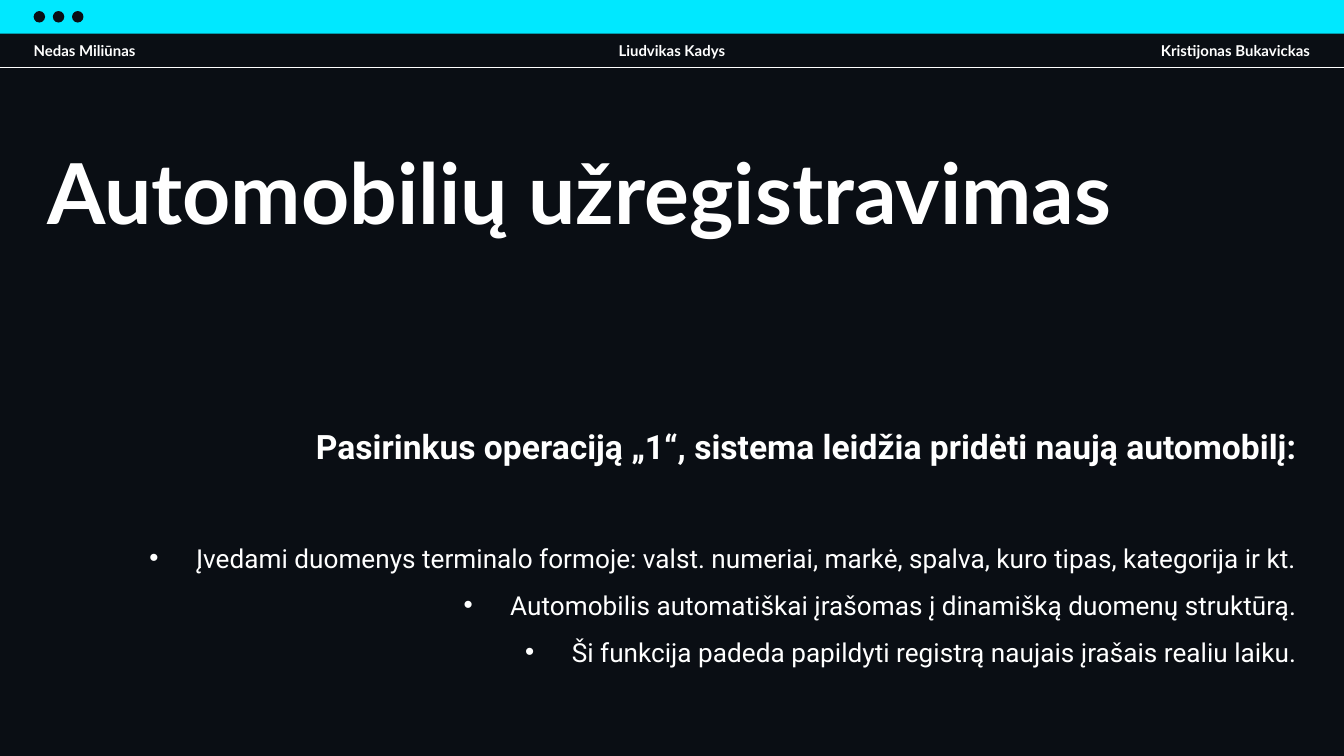
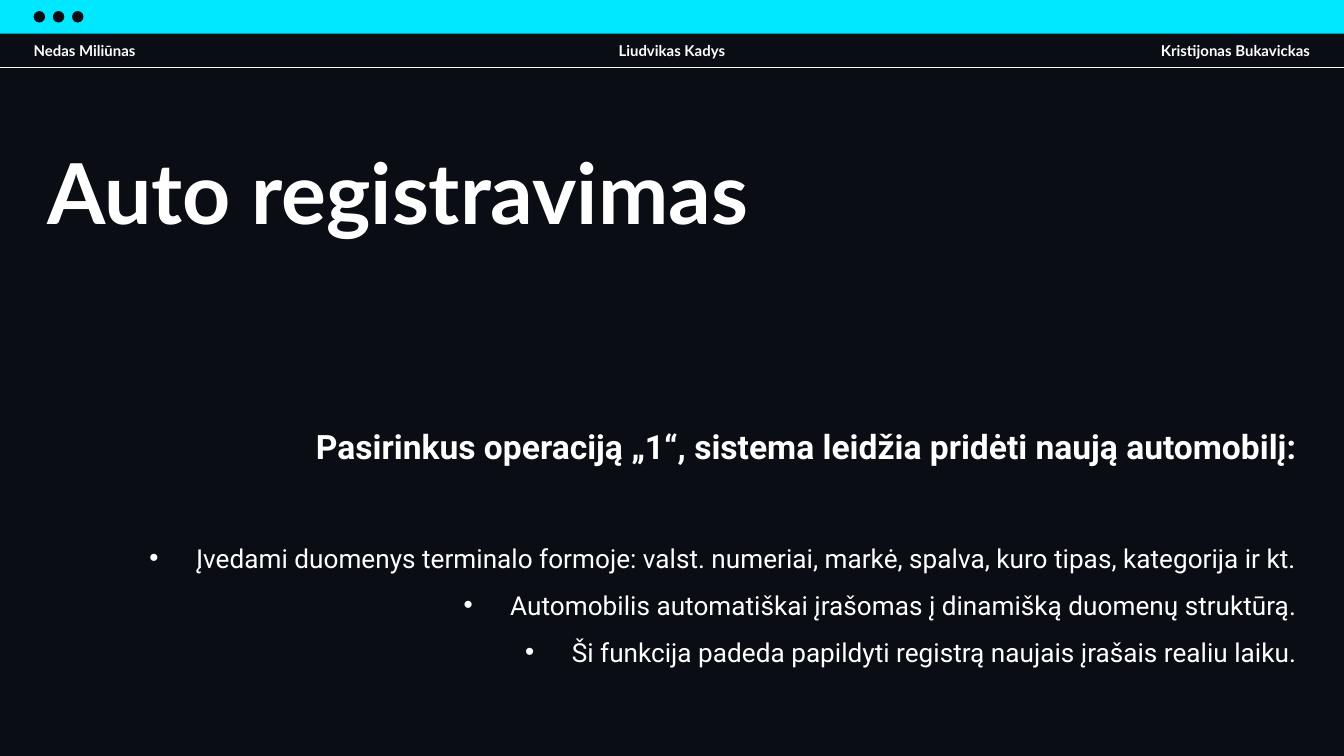
Before and after one commit to Rencikas/techas_2025, a slide deck: slide 6 of IT_Projektas.pptx. Drawn at 1344x756 pixels with LibreOffice and Linux fonts; fonts in the diff are those of the drawing. Boxes give left, top, right and bottom in pixels: in the first picture for what was removed or moved away, otherwise in the second. Text is boxed around its words. In the diff, an @@ line names an element or a change of style, - is before the commit and + after.

```diff
--- a/IT_Projektas.pptx
+++ b/IT_Projektas.pptx
@@ title at [47,161,748,239]: text changed @@
-Automobilių užregistravimas
+Auto registravimas
```
Also in this commit, not shown: 5 other slides changed, 1 slide added, 1 other file.
